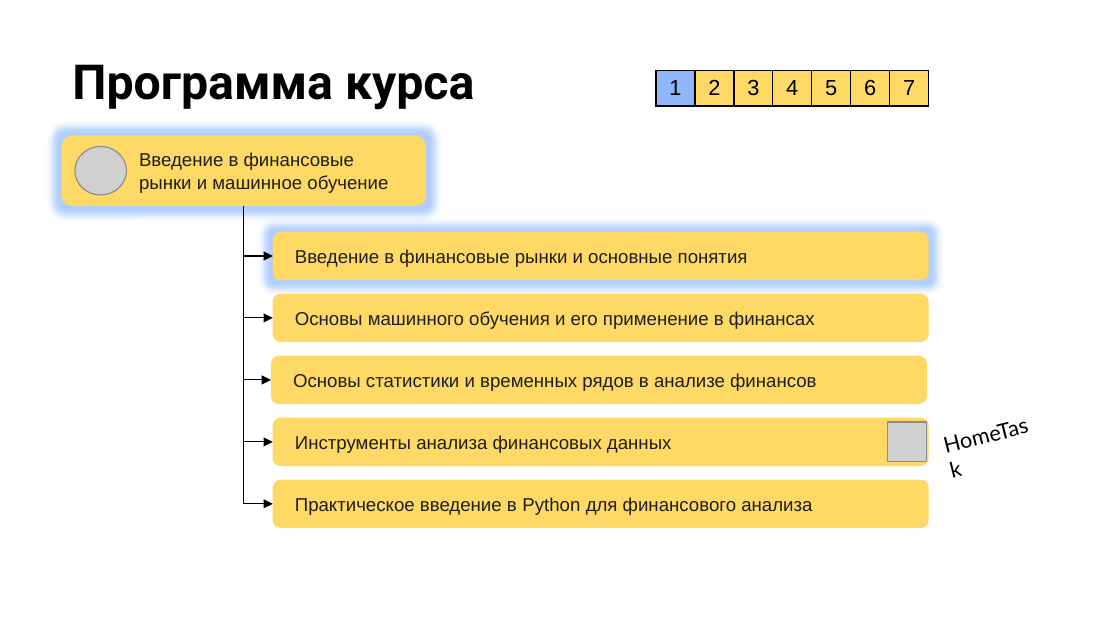
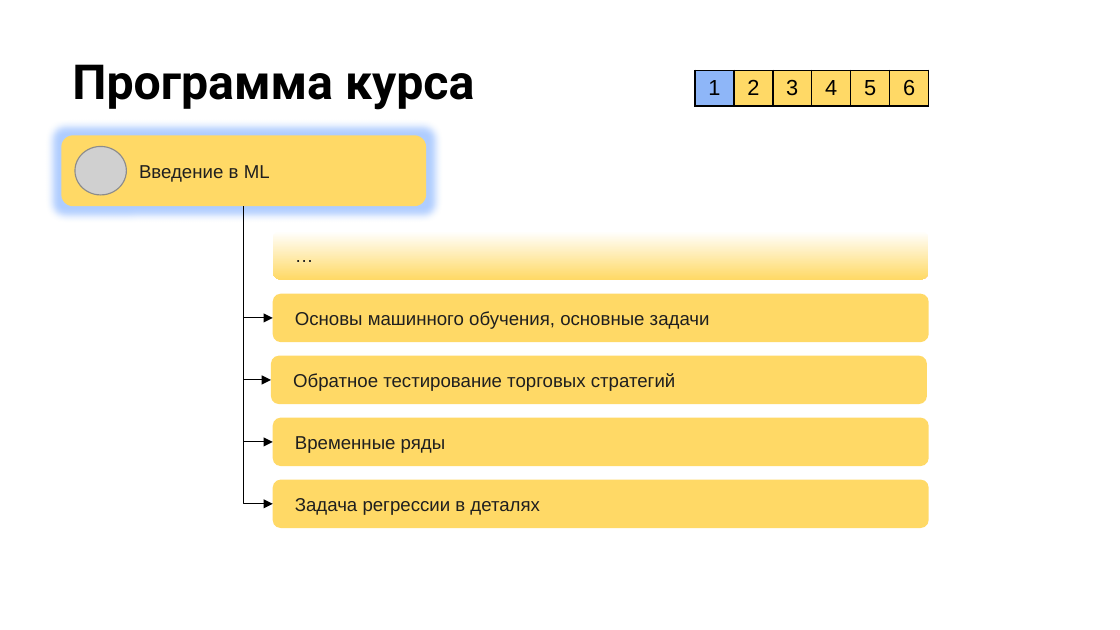
Before and after one commit to stureiko/Otus_lectures, a slide deck: slide 13 of FinML/01 - Intro/Presentation/01 - Intro.pptx (slide 12 before the commit). Drawn at 1120x630 pixels with LibreOffice and Linux fonts; fonts in the diff are those of the drawing; grey boxes stand for pictures; background and template pictures are left out. Boxes give left, top, right and bottom in pixels: in the first picture for what was removed or moved away, otherwise in the second. Text is boxed around its words. In the diff, an @@ line names an element or a change of style, - is before the commit and + after.

```diff
--- a/FinML/01 - Intro/Presentation/01 - Intro.pptx
+++ b/FinML/01 - Intro/Presentation/01 - Intro.pptx
@@ table at [696, 71, 931, 108] @@
-column 7: 7
@@ table: place and size @@
-table at [656, 71, 931, 108]
+table at [696, 71, 931, 108]
@@ text in rounded rectangle at [139, 165, 270, 182]: text changed @@
-Введение в финансовые рынки и машинное обучение
+Введение в ML
@@ elbow arrow removed from (244, 206) to (273, 256) @@
@@ rounded rectangle "…" at [273, 231, 930, 279]: fill #FFD966 to gradient #FFFFFF to #FFD966 @@
@@ text in rounded rectangle at [295, 249, 748, 267]: text changed @@
-Введение в финансовые рынки и основные понятия
+…
@@ text in rounded rectangle at [295, 311, 710, 329]: text changed @@
-Основы машинного обучения и его применение в финансах
+Основы машинного обучения, основные задачи
@@ text in rounded rectangle at [293, 373, 676, 391]: text changed @@
-Основы статистики и временных рядов в анализе финансов
+Обратное тестирование торговых стратегий
@@ text removed at [929, 402, 1049, 467] @@
-HomeTask
@@ text in rounded rectangle at [295, 436, 446, 453]: text changed @@
-Инструменты анализа финансовых данных
+Временные ряды
@@ picture removed at [887, 422, 926, 461] @@
@@ text in rounded rectangle at [295, 498, 540, 515]: text changed @@
-Практическое введение в Python для финансового анализа
+Задача регрессии в деталях
```
Also in this commit, not shown: 8 other slides changed, 10 slides added, 9 slides removed, 44 other files.
